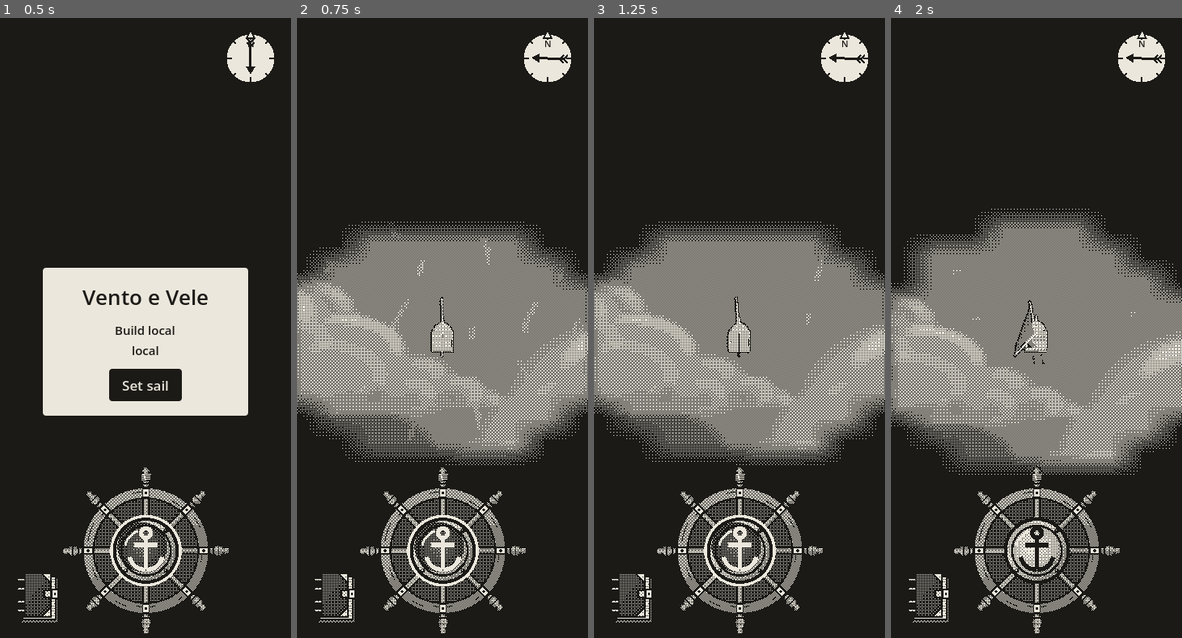
Above: before the commit, frames 1-4 (left to right).
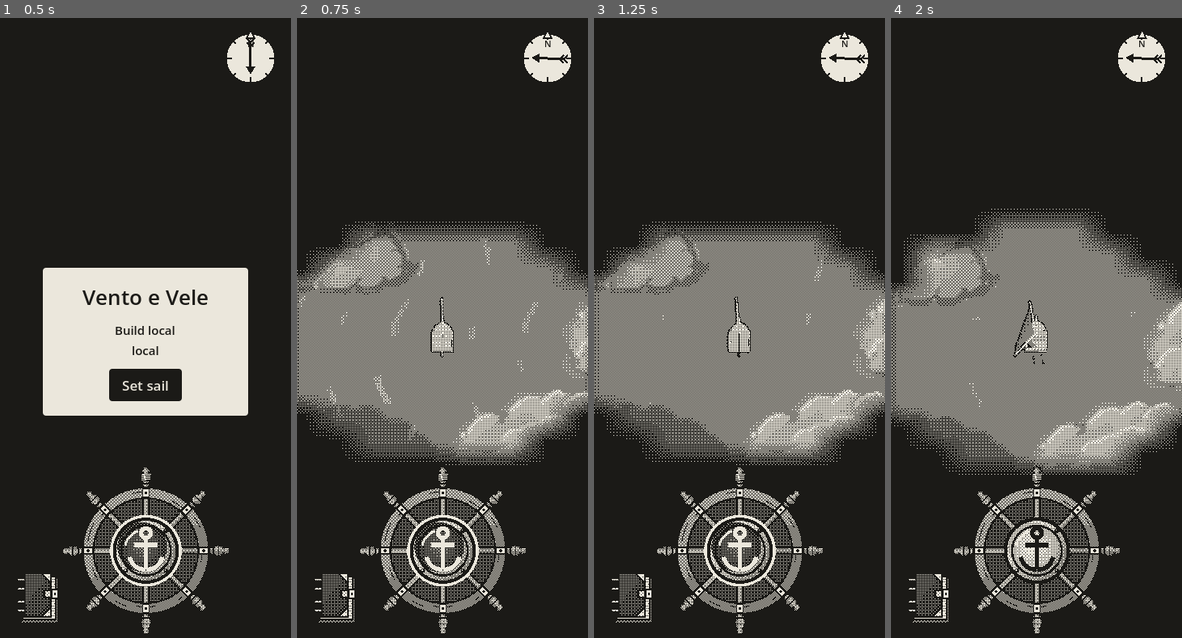
Above: after the commit, the same moments.

Repository: EnricoLabarile/Sail
Game: Godot game, scene res://Assets/Scenes/Overworld.tscn
Two runs of this game, one before a commit and one after it. Both use one fixed random seed, a clock stepped at 60 frames per second and the inputs below.
Inputs (mouse positions are in pixels of both pictures, inside the frame that each line leads up to):
- Up to frame 1 (0.5 s): no input
- Up to frame 2 (0.75 s): click "Set sail" at 0.5 s
- Up to frame 3 (1.25 s): no input
- Up to frame 4 (2 s): tap Enter (ui_accept) at 1.25 s; drag from (1036, 545) to (1065, 197) at 1.27 s

Frame 1 is identical in both runs. In frame 2, 2.2% of the frame differs, in the area x 0-100%, y 32-73%; in frame 3, 2.2%; in frame 4, 2.2%.

Commit message:
Update clouds and add boot logo
Reduce cloud sizes, raise their altitude, and use the new logo as the project boot splash.

Diff:
--- a/Assets/Landscape/clouds/clouds.gd
+++ b/Assets/Landscape/clouds/clouds.gd
@@ -13,9 +13,9 @@
 
 @export var cloud_textures: Array[Texture2D] = []   # the pictures: the clouds use them in turn
 @export var cloud_count := 64        # how many clouds over the whole map
-@export var size_min := 70.0         # metres: the smallest cloud, a side…
-@export var size_max := 100.0         # …and the biggest
-@export var height := 15.0           # metres above the sea
+@export var size_min := 30.0         # metres: the smallest cloud, a side…
+@export var size_max := 50.0         # …and the biggest
+@export var height := 35.0           # metres above the sea
 @export var speed := 2.0             # metres a second they drift downwind
 
 # The shadows.
--- a/project.godot
+++ b/project.godot
@@ -13,6 +13,7 @@
 config/name="SAIL"
 run/main_scene="uid://cfpjn7myu4ohs"
 config/features=PackedStringArray("4.7", "GL Compatibility")
+boot_splash/image="uid://qtmrr8qyfbk3"
 
 [autoload]
 
Binary file changed: Assets/Landscape/clouds/cloud_1.png
Binary file changed: Assets/Landscape/clouds/cloud_2.png
Binary file changed: Assets/Landscape/clouds/cloud_3.png
Binary file added: Assets/UI/Logo/Logo.png
Not shown, added: Assets/UI/Logo/Logo.png.import
Not shown, changed: Assets/Landscape/clouds/cloud_1.png~
